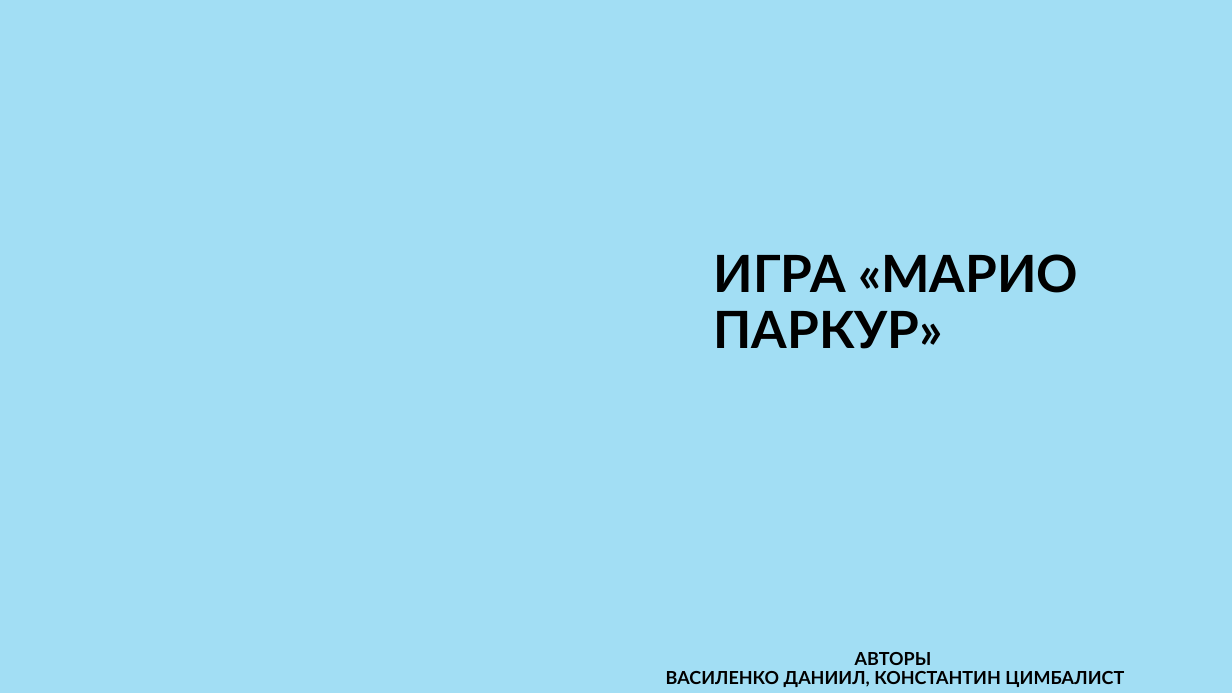
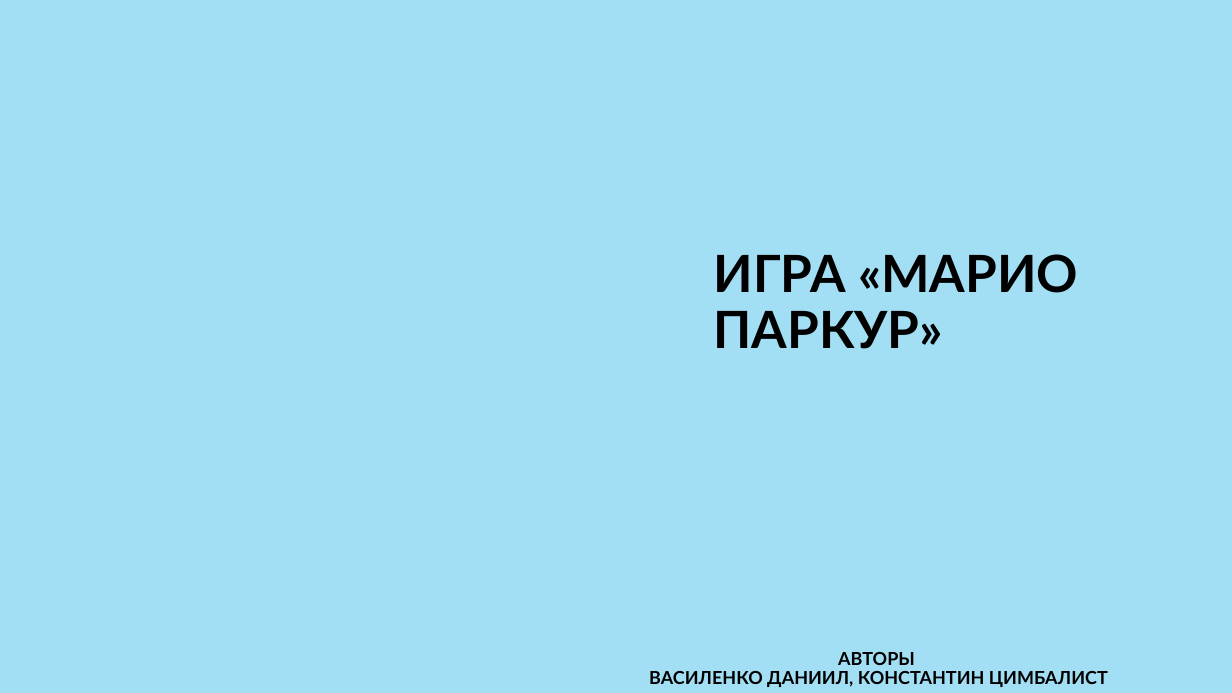
Before and after one commit to gwadsfwascawfwga/Mario-Parkour, a slide deck: slide 1 of Игра «марио паркур».pptx. Drawn at 1232x693 pixels with LibreOffice and Linux fonts; fonts in the diff are those of the drawing; background and template pictures are left out. Boxes give left, top, right and bottom in pixels: in the first picture for what was removed or moved away, otherwise in the second. Text is boxed around its words. In the diff, an @@ line names an element or a change of style, - is before the commit and + after.

```diff
--- a/Игра «марио паркур».pptx
+++ b/Игра «марио паркур».pptx
@@ text "АВТОРЫ": place and size @@
-text "АВТОРЫ" at <box>666,652,1124,687</box>
+text "АВТОРЫ" at <box>649,652,1108,687</box>
```
Also in this commit, not shown: 4 other slides changed, 1 slide added.
